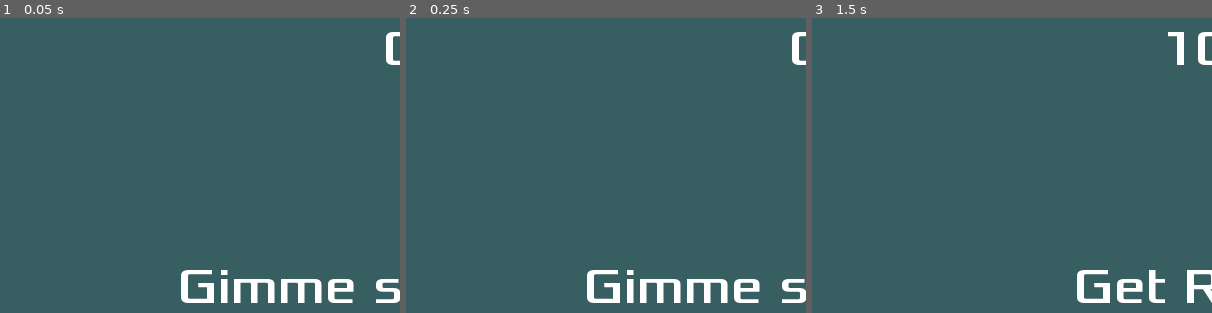
Above: before the commit, frames 1-3 (left to right).
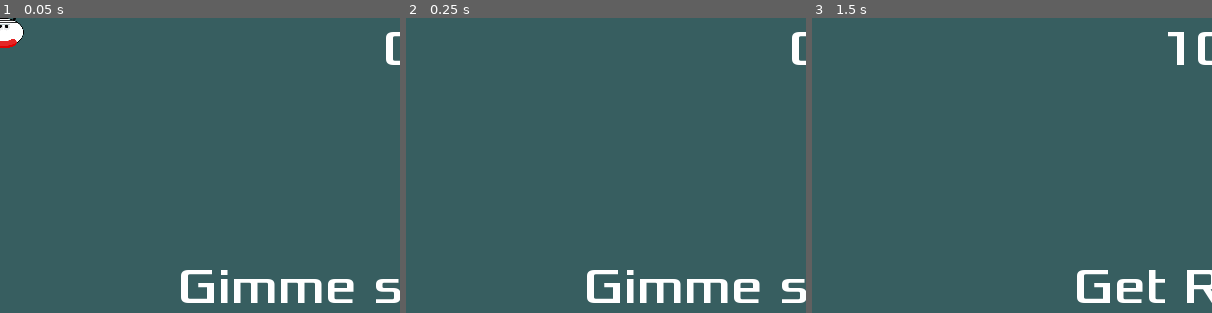
Above: after the commit, the same moments.

Repository: gameraccoon/ludum-dare-54
Game: Godot game, scene res://Main.tscn
Same seed, same stepped clock (60 frames per second), same inputs: the game is played once before the commit and once after it.
Inputs:
- Up to frame 1 (0.05 s): no input
- Up to frame 2 (0.25 s): no input
- Up to frame 3 (1.5 s): click "Start" at 0.5 s; tap Enter (start_game) at 1.25, 1.35 s; hold Right from 1.28 s (still down)
The pictures show only the part of the screen within x 0-50%, y 0-50%; the shares and areas given below are measured in that part.

The runs differ from the first frame. In frame 1, 0.5% of the frame differs, in the area x 0-6%, y 0-11%; in frame 2, nothing differs; in frame 3, nothing differs.

Commit message:
Added player to test_walls scene

Diff:
--- a/Player.gd
+++ b/Player.gd
@@ -9,7 +9,7 @@
 func _ready():
 	randomize()
 	target_pos = position
-	hide()
+	#hide()
 
 
 func _process(delta):
--- a/scenes/test_walls.tscn
+++ b/scenes/test_walls.tscn
@@ -1,6 +1,10 @@
-[gd_scene load_steps=2 format=2]
+[gd_scene load_steps=3 format=2]
 
 [ext_resource path="res://scripts/WallsField.gd" type="Script" id=1]
+[ext_resource path="res://Player.tscn" type="PackedScene" id=2]
 
 [node name="Node2D" type="Node2D"]
 script = ExtResource( 1 )
+
+[node name="Player" parent="." instance=ExtResource( 2 )]
+position = Vector2( 623, 440 )
--- a/scripts/WallsField.gd
+++ b/scripts/WallsField.gd
@@ -39,8 +39,9 @@
 	var offset = DirectionToVector[dir]
 	if offset != null:
 		walls_points.append(walls_points[-1] + offset)
-		if _should_change_player_pos(dir):
-			player_cell_position += offset
+		#if _should_change_player_pos(dir):
+		player_cell_position += offset
+		$Player.move($Player.position, player_cell_position * WALL_SIZE, 0.4)
 		update()
 
 func _should_change_player_pos(dir) -> bool:
@@ -63,7 +64,6 @@
 func _draw() -> void:
 	_draw_grid()
 	_draw_walls()
-	_draw_player()
 
 func _draw_grid():
 	var GRID_SIZE = 12
@@ -79,9 +79,3 @@
 				_wall_point_to_world(walls_points[i - 1]),
 				_wall_point_to_world(walls_points[i]),
 				Color.red, 2.0)
-
-func _draw_player():
-	draw_circle(
-		(_wall_point_to_world(player_cell_position + Vector2(0.5, 0.5)) + _wall_point_to_world(walls_points[-1])) / 2,
-		WALL_SIZE * 0.1,
-		Color.yellow)
